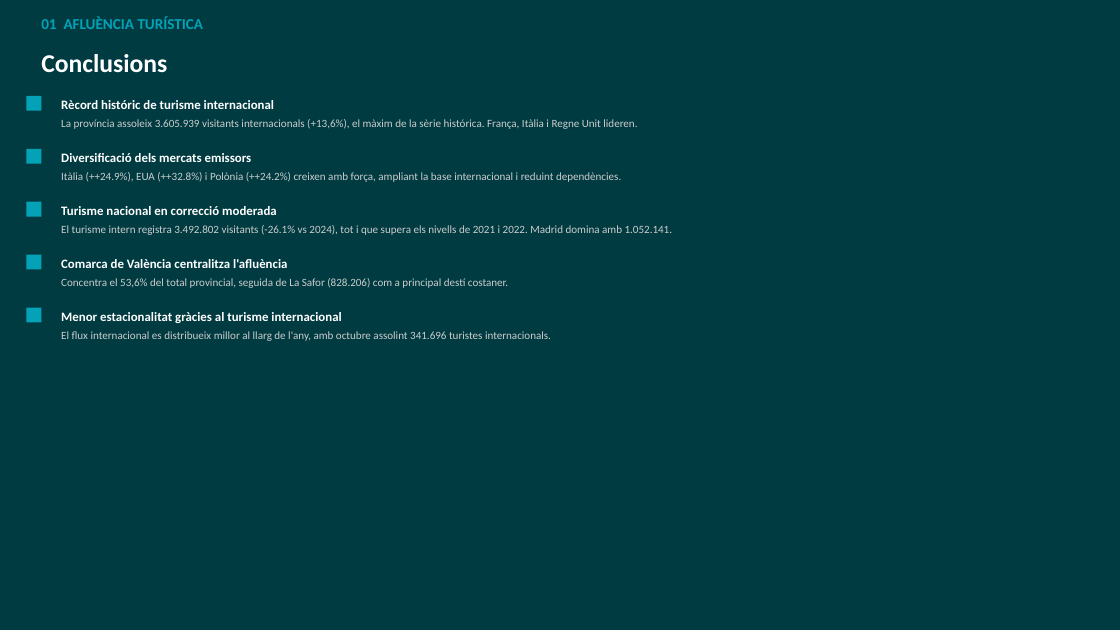
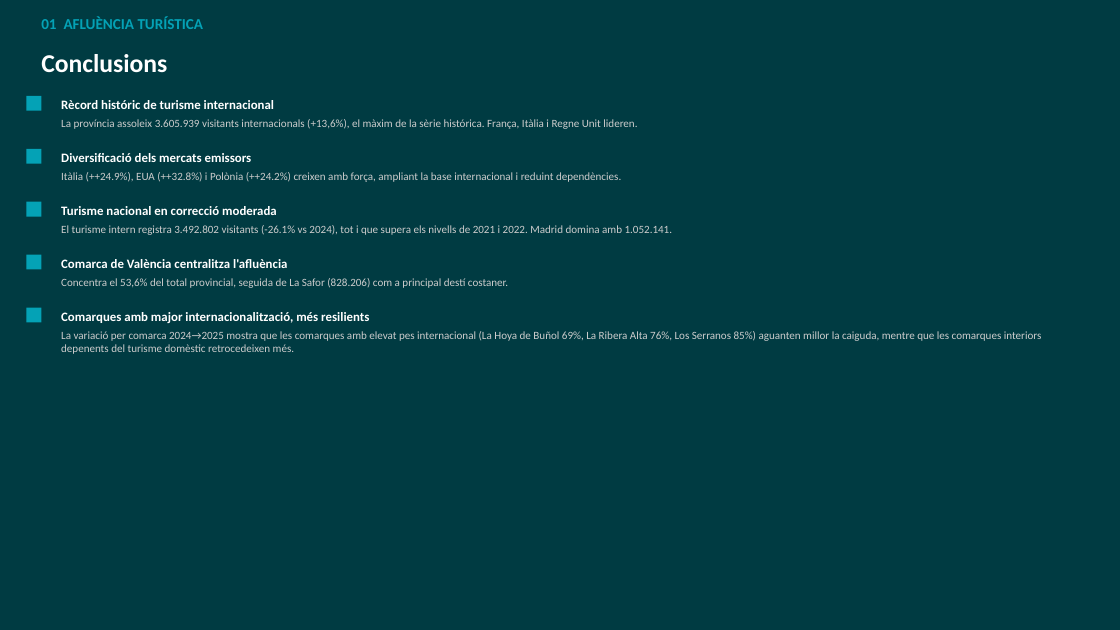
Before and after one commit to sienconsulting/informesdatosdival, a slide deck: slide 16 of Informe_DIVAL_2025.pptx (slide 15 before the commit). Drawn at 1120x630 pixels with LibreOffice and Linux fonts; fonts in the diff are those of the drawing. Boxes give left, top, right and bottom in pixels: in the first picture for what was removed or moved away, otherwise in the second. Text is boxed around its words. In the diff, an @@ line names an element or a change of style, - is before the commit and + after.

```diff
--- a/Informe_DIVAL_2025.pptx
+++ b/Informe_DIVAL_2025.pptx
@@ text at (61, 312, 369, 323): text changed @@
-Menor estacionalitat gràcies al turisme internacional
+Comarques amb major internacionalització, més resilients
@@ text at (61, 331, 1042, 354): text changed @@
-El flux internacional es distribueix millor al llarg de l'any, amb octubre assolint 341.696 turistes internacionals.
+La variació per comarca 2024→2025 mostra que les comarques amb elevat pes internacional (La Hoya de Buñol 69%, La Ribera Alta 76%, Los Serranos 85%) aguanten millor la caiguda, mentre que les comarques interiors depenents del turisme domèstic retrocedeixen més.
```
Also in this commit, not shown: 2 other slides changed, 4 slides added, 1 other file.
